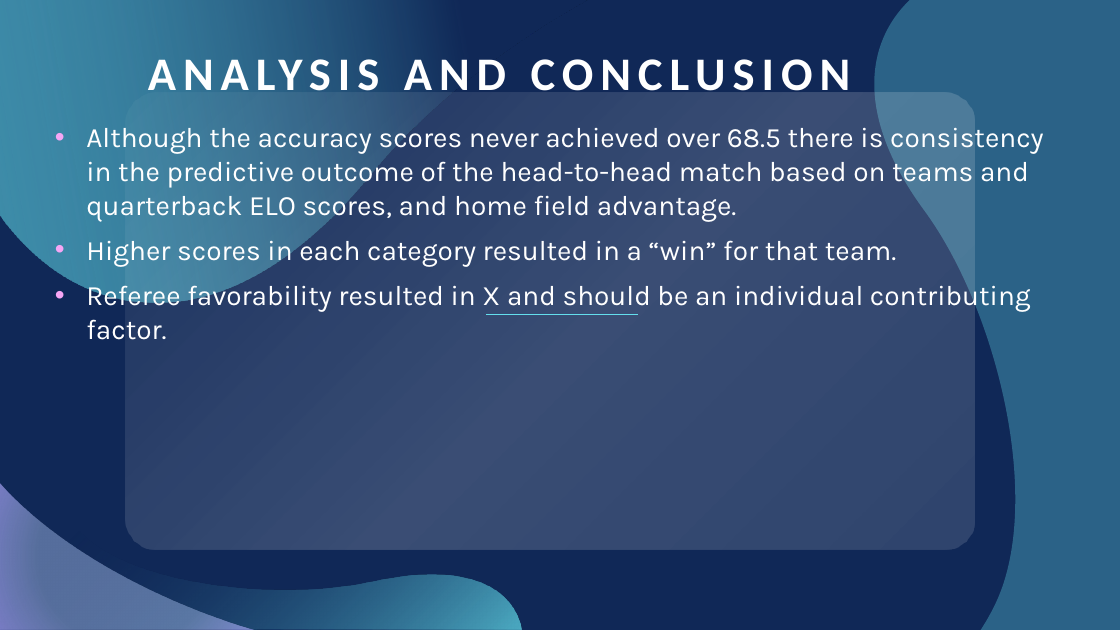
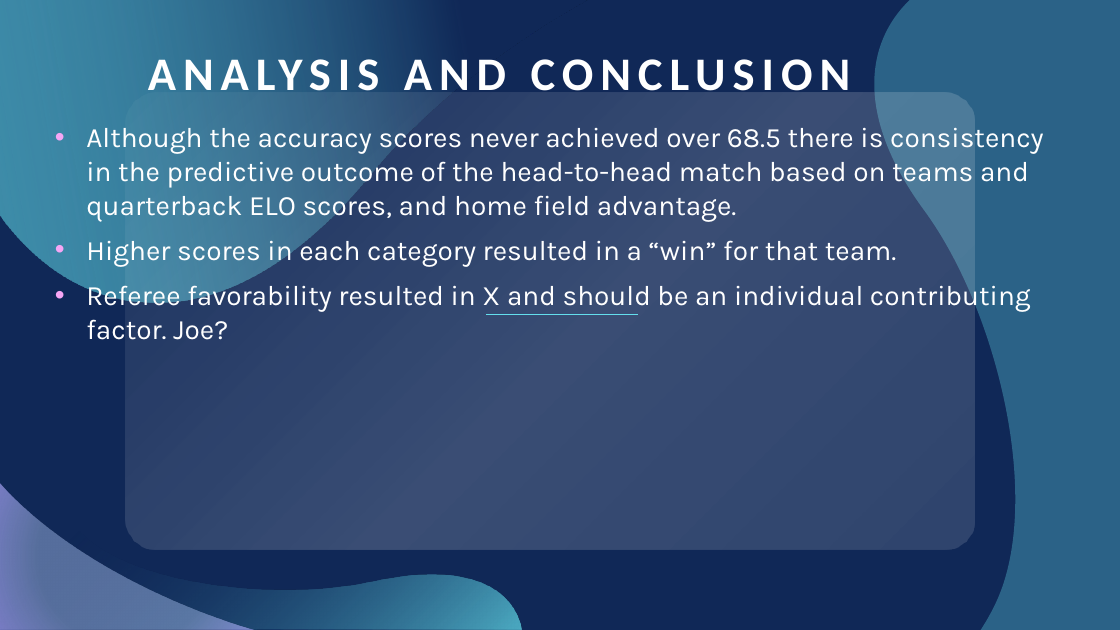
Before and after one commit to itsakcode/healthcare_project, a slide deck: slide 10 of Project_2_Presentation.pptx. Drawn at 1120x630 pixels with LibreOffice and Linux fonts; fonts in the diff are those of the drawing. Boxes give left, top, right and bottom in pixels: in the first picture for what was removed or moved away, otherwise in the second. Text is boxed around its words. In the diff, an @@ line names an element or a change of style, - is before the commit and + after.

```diff
--- a/Project_2_Presentation.pptx
+++ b/Project_2_Presentation.pptx
@@ subtitle at box(86, 280, 1031, 340): text changed @@
-• Referee favorability resulted in X and should be an individual contributing factor.
+• Referee favorability resulted in X and should be an individual contributing factor. Joe?
```
Also in this commit, not shown: 6 other slides changed, 17 slides added, 5 slides removed.
